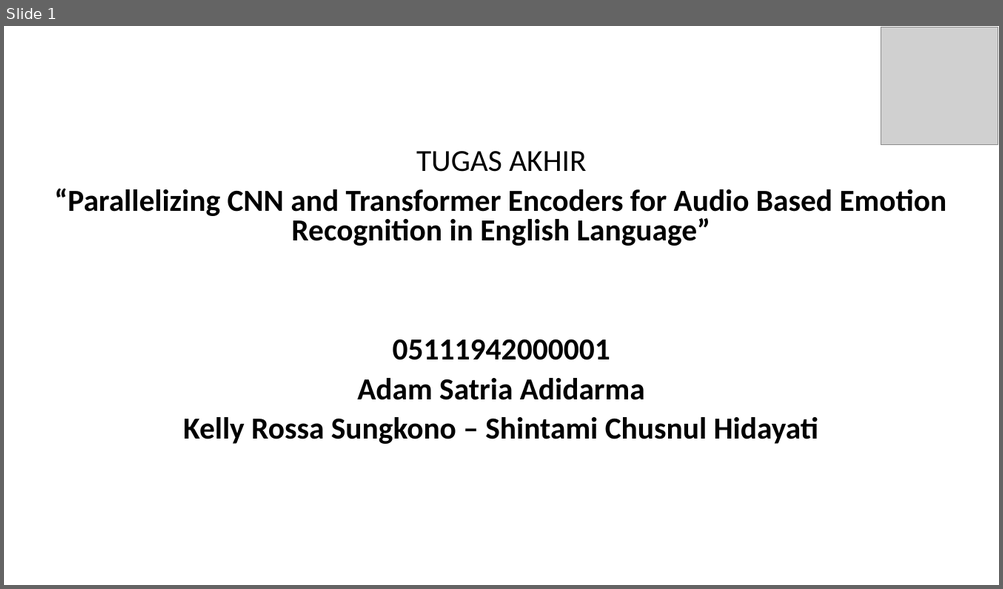
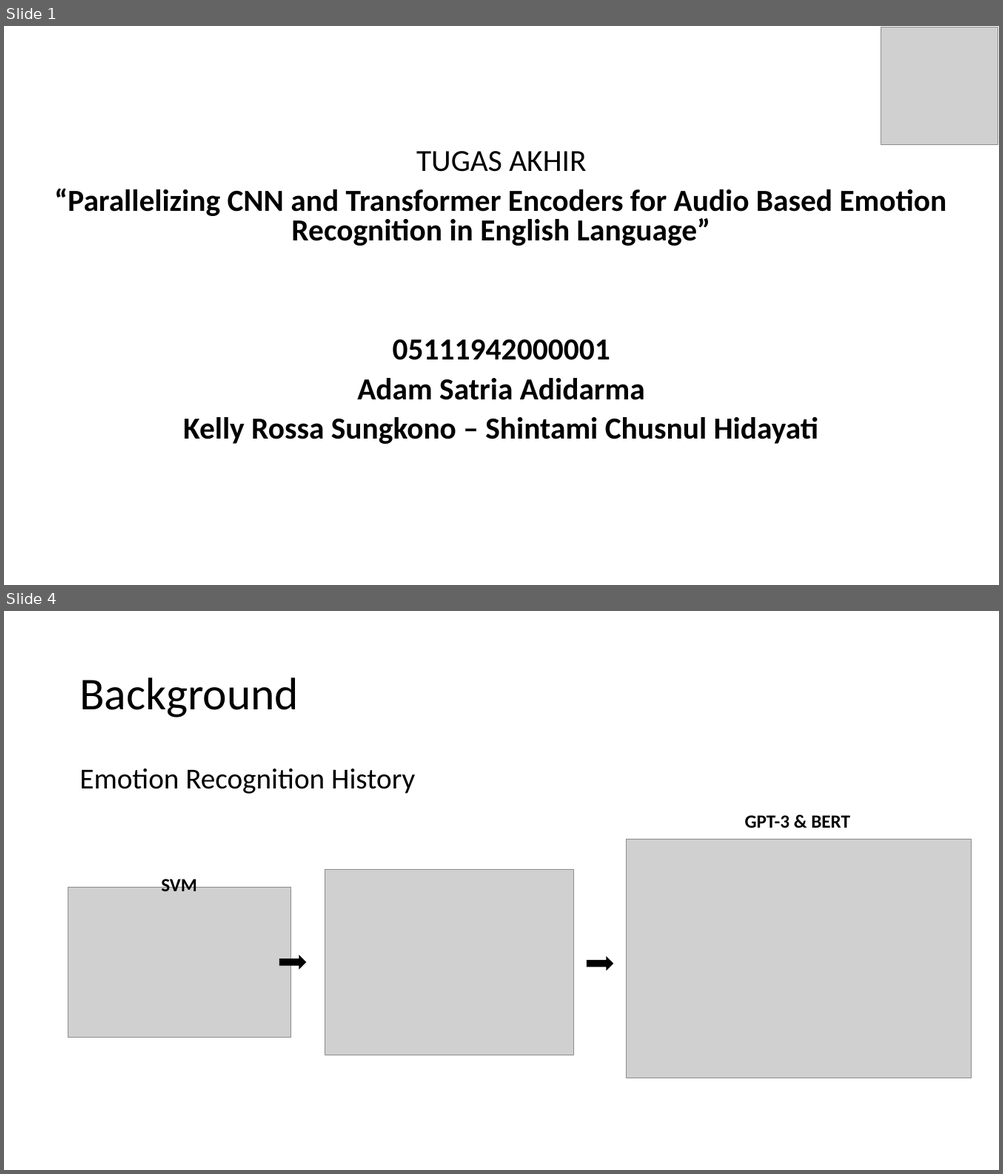
Before and after one commit to satria-ui/TugasAkhir2023, a slide deck: Template presentasi TA.pptx. Shown one above the other, each under a label of ours: slide 1 before the commit, slides 1 and 4 after it; the slides between them are not shown. The pictures are 1003x589 and 1003x1174 pixels, drawn with LibreOffice and Linux fonts; fonts in the diff are those of the drawing; grey boxes stand for pictures; background and template pictures are left out. Boxes give left, top, right and bottom in pixels: in the first picture for what was removed or moved away, otherwise in the second. Text is boxed around its words. In the diff, an @@ line names an element or a change of style, - is before the commit and + after.

```diff
--- a/Template presentasi TA.pptx
+++ b/Template presentasi TA.pptx
@@ slide 4 added at <box>4,611,999,1170</box>, background picture (left out) @@
@@ title added at <box>79,678,299,718</box>, 44 pt, text #000000 @@
+Background
@@ text added at <box>79,769,415,794</box>, 28 pt, text #000000 @@
+Emotion Recognition History
@@ text added at <box>745,815,850,828</box>, 18 pt, text #000000, bold @@
+GPT-3 & BERT
@@ picture added at <box>626,840,971,1078</box> @@
@@ text added at <box>161,876,197,891</box>, 18 pt, text #000000, bold @@
+SVM
@@ picture added at <box>325,869,573,1055</box> @@
@@ picture added at <box>68,887,291,1038</box> @@
@@ right arrow added at <box>280,957,305,968</box>, fill #000000, outline #000000 1 pt @@
@@ right arrow added at <box>586,958,612,970</box>, fill #000000, outline #000000 1 pt @@
```
Also in this commit, not shown: 1 slide changed, 18 other slides added, 6 slides removed, 1 other file.
